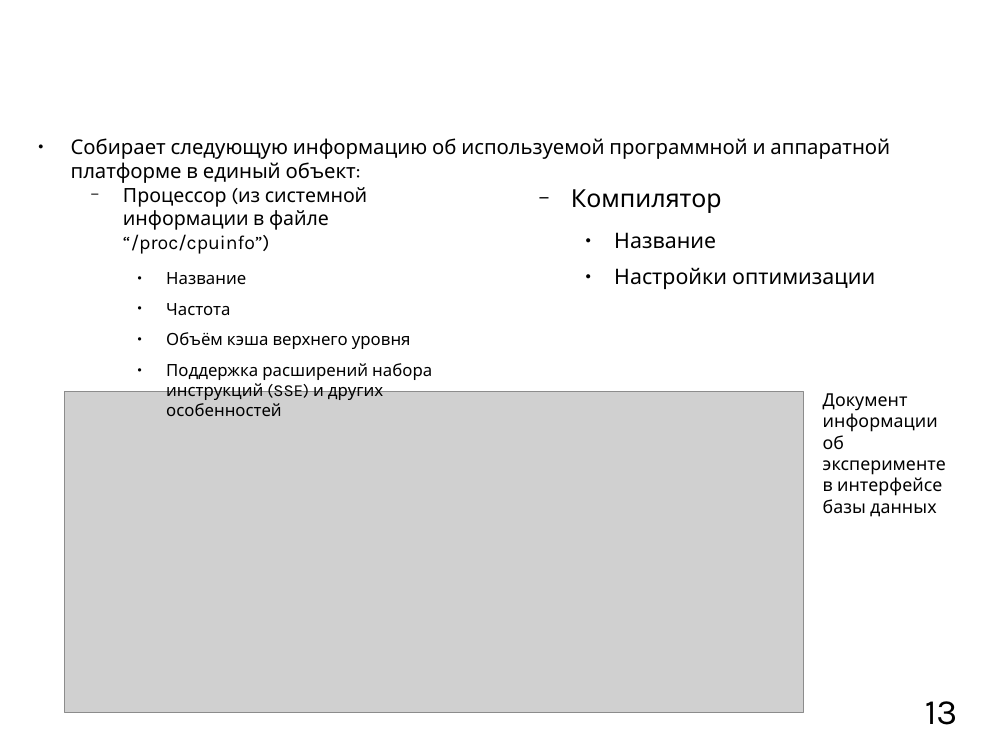
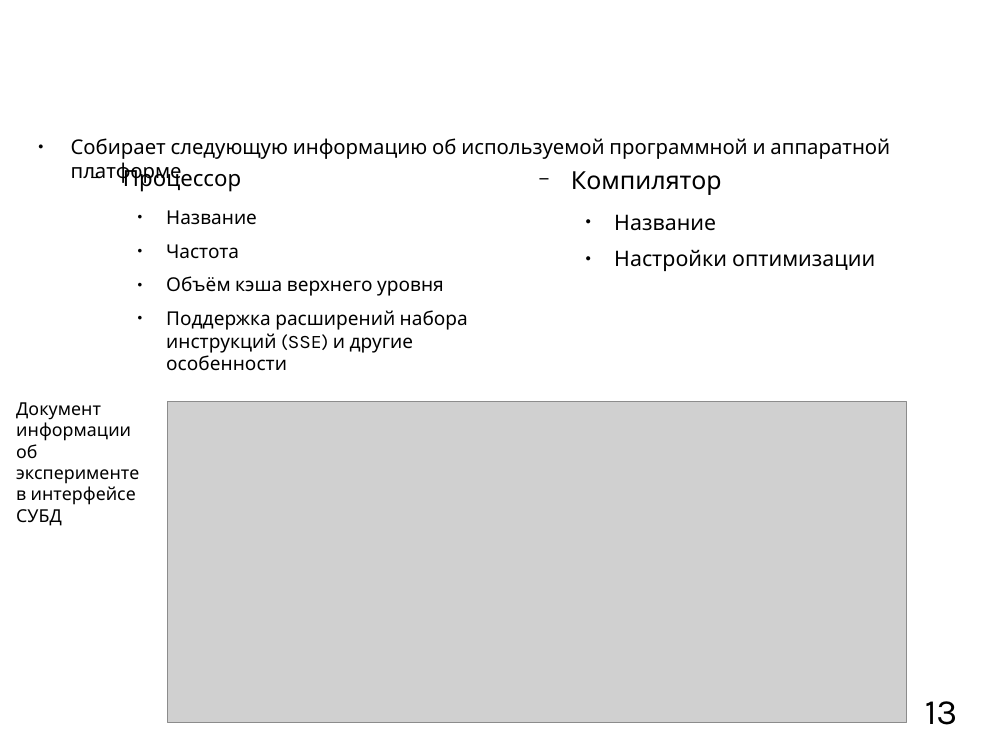
Before and after one commit to mkpankov/adaptor, a slide deck: slide 13 of diploma/defense/brochure.odp. Drawn at 1008x756 pixels with LibreOffice and Linux fonts; fonts in the diff are those of the drawing; grey boxes stand for pictures; background and template pictures are left out. Boxes give left, top, right and bottom in pixels: in the first picture for what was removed or moved away, otherwise in the second. Text is boxed around its words. In the diff, an @@ line names an element or a change of style, - is before the commit and + after.

```diff
--- a/diploma/defense/brochure.odp
+++ b/diploma/defense/brochure.odp
@@ text at bbox=[71, 138, 890, 185]: text changed @@
-● Собирает следующую информацию об используемой программной и аппаратной платформе в единый объект:
+● Собирает следующую информацию об используемой программной и аппаратной платформе
@@ text "Процессор": place and size @@
-text "Процессор" at bbox=[123, 187, 432, 416]
+text "Процессор" at bbox=[123, 166, 468, 371]
@@ text at bbox=[123, 166, 241, 192]: text changed; size 15.3 to 17.4 pt @@
-  − Процессор (из системной информации в файле “/proc/cpuinfo”)
+  − Процессор
@@ text "Компилятор": place and size @@
-text "Компилятор" at bbox=[571, 189, 875, 289]
+text "Компилятор" at bbox=[571, 171, 875, 271]
@@ text at bbox=[166, 210, 444, 296]: size 13.2 to 15 pt in "Название", "Частота", "Объём кэша верхнего уровня" @@
@@ text at bbox=[166, 310, 468, 371]: text changed; size 13.2 to 15 pt @@
-    ● Поддержка расширений набора инструкций (SSE) и других особенностей
+    ● Поддержка расширений набора инструкций (SSE) и другие особенности
@@ text at bbox=[16, 402, 139, 526]: text changed @@
-Документ информации об эксперименте в интерфейсе базы данных
+Документ информации об эксперименте в интерфейсе СУБД
@@ picture: place and size @@
-picture at bbox=[64, 391, 803, 713]
+picture at bbox=[168, 402, 907, 723]
```
Also in this commit, not shown: 10 other slides changed, 7 slides added, 1 slide removed, 2 other files.
